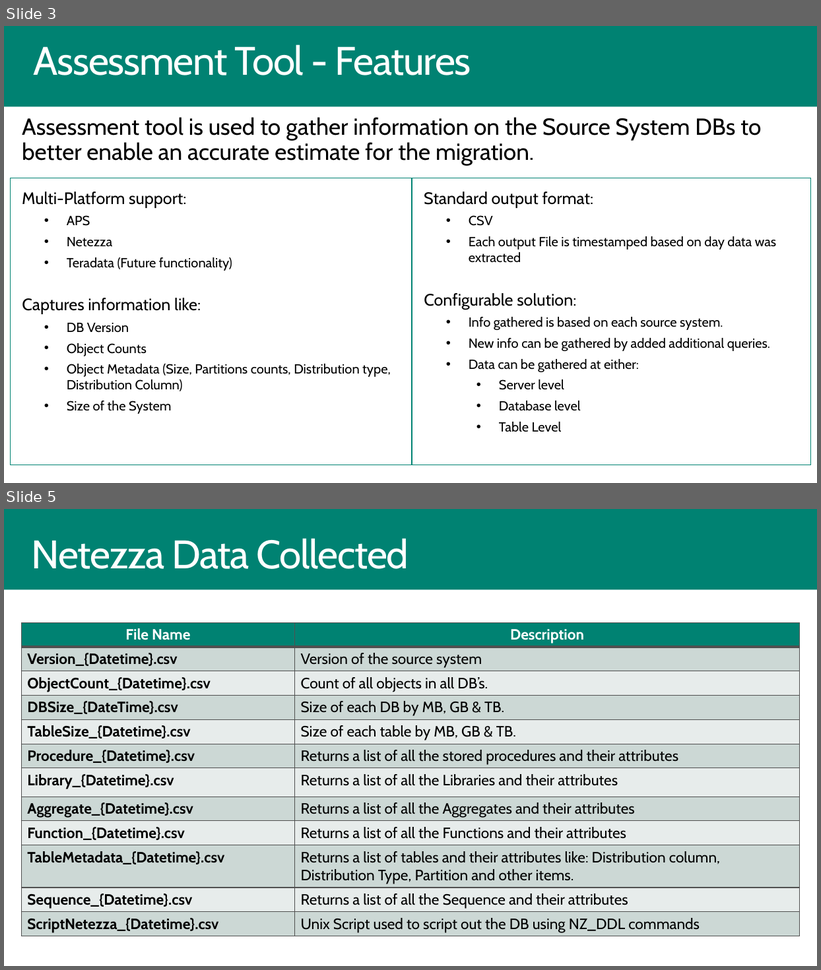
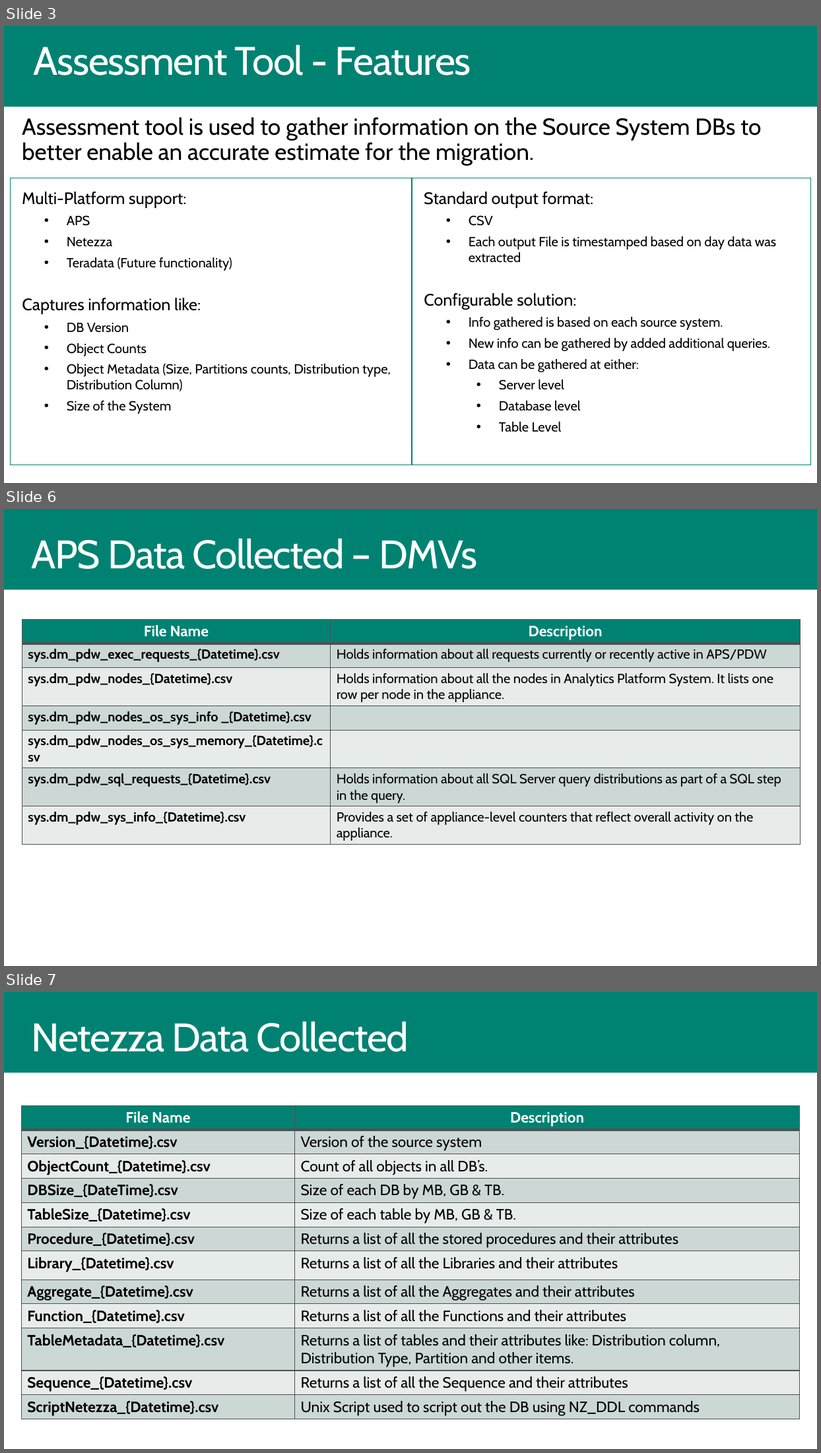
Before and after one commit to microsoft/AzureSynapseScriptsAndAccelerators, a slide deck: Assessment/AssessmentTool.pptx. Shown one above the other, each under a label of ours: slides 3 and 5 before the commit, slides 3, 6 and 7 after it; the slides between them are not shown. The pictures are 821x970 and 821x1453 pixels, drawn with LibreOffice and Linux fonts; fonts in the diff are those of the drawing; background and template pictures are left out. Boxes give left, top, right and bottom in pixels: in the first picture for what was removed or moved away, otherwise in the second. Text is boxed around its words. In the diff, an @@ line names an element or a change of style, - is before the commit and + after.

```diff
--- a/Assessment/AssessmentTool.pptx
+++ b/Assessment/AssessmentTool.pptx
@@ slide 6 added at [4,509,817,966], background #FFFFFF; not listed: 1 template element that a slide beside it also shows @@
@@ text added at [32,538,477,569], 48 pt, text #FFFFFF @@
+APS Data Collected – DMVs
@@ table added at [22,619,801,844], 7 rows, 2 columns @@
+File Name | Description
+sys.dm_pdw_exec_requests_{Datetime}.csv | Holds information about all requests currently or recently active in APS/PDW
+sys.dm_pdw_nodes_{Datetime}.csv | Holds information about all the nodes in Analytics Platform System. It lists one row per node in the appliance.
+sys.dm_pdw_nodes_os_sys_info _{Datetime}.csv | 
+sys.dm_pdw_nodes_os_sys_memory_{Datetime}.csv | 
+sys.dm_pdw_sql_requests_{Datetime}.csv | Holds information about all SQL Server query distributions as part of a SQL step in the query.
+sys.dm_pdw_sys_info_{Datetime}.csv | Provides a set of appliance-level counters that reflect overall activity on the appliance.
@@ what was slide 5 is now slide 7 @@
```
Also in this commit, not shown: 2 slides changed, 3 other slides added, 36 other files.
